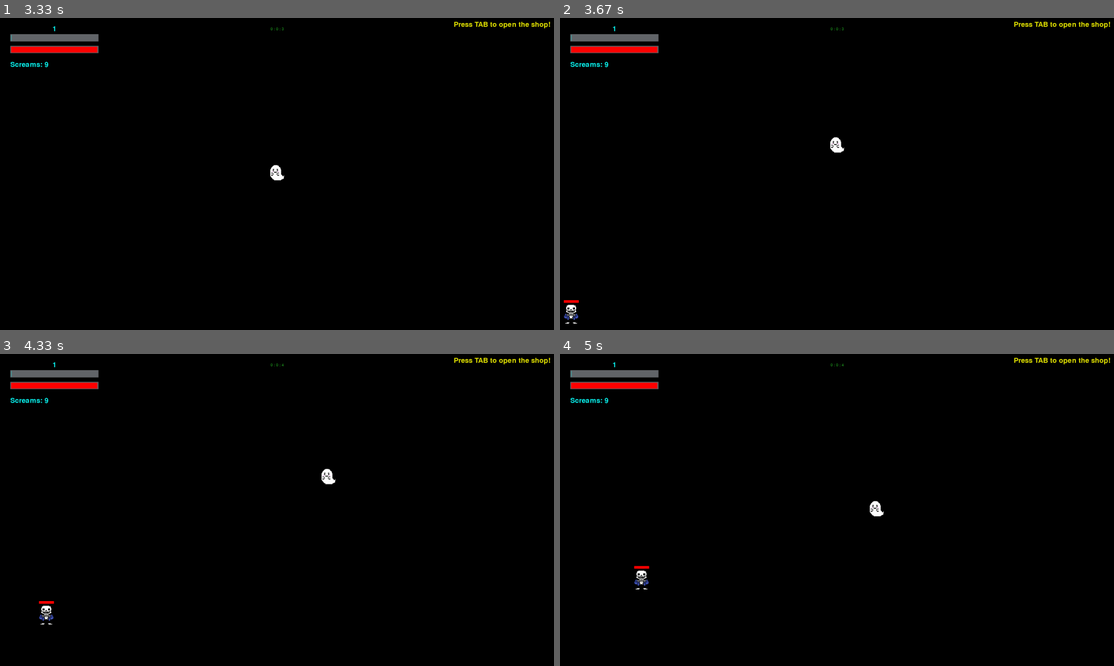
Above: before the commit, frames 1-4 (two rows, left to right).
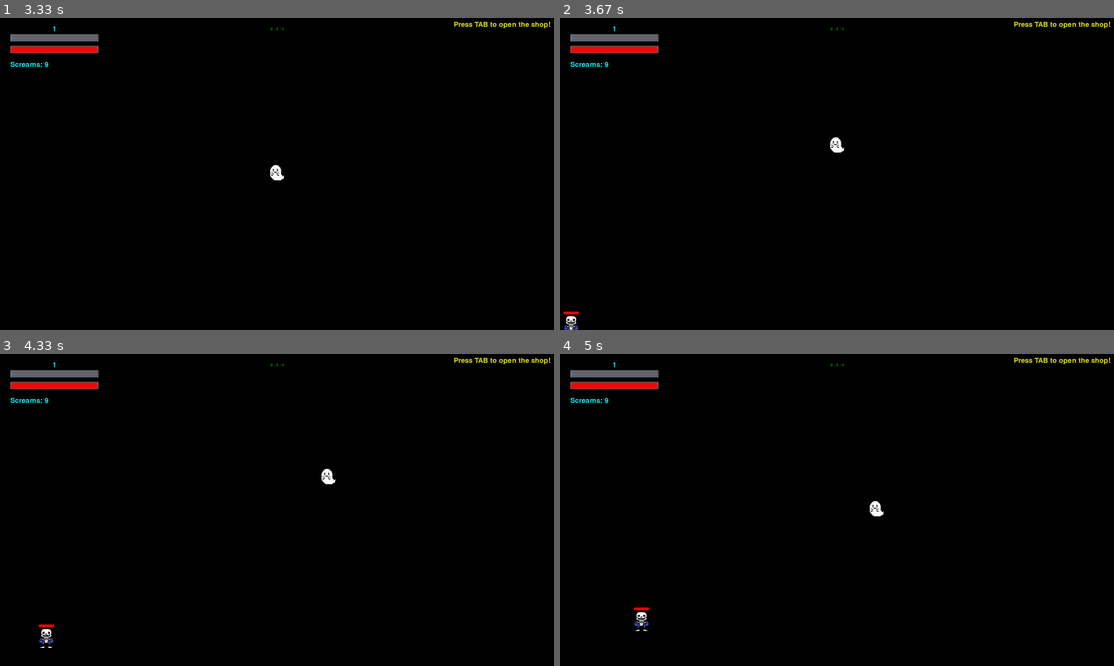
Above: after the commit, the same moments.

Repository: gamingkitty/Pygame-Projects
Game: pygame game, started from games/ghostGame/main_ghost_game.py
Two runs of this game, one before a commit and one after it. Both use one fixed random seed, a clock stepped at 60 frames per second and the inputs below.
Inputs (mouse positions are in pixels of both pictures, inside the frame that each line leads up to):
- Up to frame 1 (3.33 s): hold D 0.33-0.8 s; hold W 0.83-1.13 s; click (459, 164) at 1.22 s; hold D 1.5-1.97 s; move the mouse to (282, 192) at 1.53 s; hold A 2-2.53 s; hold S 2.57-2.87 s; hold A 2.9-3.3 s
- Up to frame 2 (3.67 s): hold W from 3.33 s (still down)
- Up to frame 3 (4.33 s): release W at 3.7 s; hold D from 3.73 s (still down)
- Up to frame 4 (5 s): release D at 4.37 s; hold S 4.4-4.77 s; hold A from 4.8 s (still down)

Frame 1 is identical in both runs. In frame 2, 0.2% of the frame differs, in the area x 0-4%, y 90-100%; in frame 3, 0.2%; in frame 4, 0.2%, in the area x 13-17%, y 67-89%.

Commit message:
curved sans movement - very buggy

Diff:
--- a/games/ghostGame/main_ghost_game.py
+++ b/games/ghostGame/main_ghost_game.py
@@ -123,7 +123,7 @@
     hp_bar = bar.Bar(1, (int(301 * screen_scaler), int(25 * screen_scaler)), (50 + int((301 * screen_scaler)/2), 50 + int(70 * screen_scaler)), RED, DARK_GRAY, 0.98, 0.8)
 
     def spawn_sans(attack_power, speed, attack_speed, max_hp):
-        new_sans = sans_enemy.Sans(attack_power * (1 + ghost_player.level / 12), speed * (1 + ghost_player.level / 35), attack_speed, max_hp * (1 + ghost_player.level / 10), bar.Bar(1, (51, 9), (0, 0), RED, DARK_GRAY, 1, 1), (int(74 * screen_scaler), int(74 * screen_scaler)))
+        new_sans = sans_enemy.Sans(attack_power * (1 + ghost_player.level / 12), speed * (1 + ghost_player.level / 20), attack_speed, max_hp * (1 + ghost_player.level / 10), bar.Bar(1, (51, 9), (0, 0), RED, DARK_GRAY, 1, 1), random.randint(5, 20), (int(74 * screen_scaler), int(74 * screen_scaler)))
         new_sans.rect.center = (random.choice([0, screen_width]), random.choice([0, screen_height]))
         sanses.append(new_sans)
 
--- a/games/ghostGame/player.py
+++ b/games/ghostGame/player.py
@@ -53,6 +53,7 @@
         self.rect = pygame.Rect((0, 0), size)
         self.score = 0
         self.reload_bar = reload_bar
+        self.positions = [self.rect.center for i in range(100)]
 
     def load(self, SCREEN, paused):
         if not paused:
@@ -79,7 +80,8 @@
                     self.shield_up_timer -= 1
             else:
                 self.remove_shield()
-
+        self.positions.pop()
+        self.positions.insert(0, self.rect.center)
         SCREEN.blit(self.image, self.rect)
 
     def move_up(self):
--- a/games/ghostGame/sans_enemy.py
+++ b/games/ghostGame/sans_enemy.py
@@ -3,7 +3,7 @@
 
 
 class Sans(pygame.sprite.Sprite):
-    def __init__(self, attack_power, speed, attack_speed, max_hp, hp_bar, size=(74, 74)):
+    def __init__(self, attack_power, speed, attack_speed, max_hp, hp_bar, movement_delay, size=(74, 74)):
         #stats
         self.speed = speed
         self.max_hp = max_hp
@@ -13,6 +13,7 @@
         self.hp_bar = hp_bar
 
         #misc
+        self.movement_delay = movement_delay;
         self.rect = pygame.Rect((0, 0), size)
         self.image = pygame.image.load("Sprites/sans.png")
         self.image = pygame.transform.scale(self.image, size)
@@ -28,15 +29,35 @@
         self.hp_bar.load(SCREEN)
 
     def move(self, character, screams_list):
-        if character.rect.centerx < self.rect.centerx:
-            self.rect.centerx -= self.speed
-        elif character.rect.centerx > self.rect.centerx:
-            self.rect.centerx += self.speed
-        if character.rect.centery < self.rect.centery:
-            self.rect.centery -= self.speed
-        elif character.rect.centery > self.rect.centery:
-            self.rect.centery += self.speed
-
+        if not self.rect.colliderect(character.rect):
+            position = character.positions[self.movement_delay]
+            d_y = self.rect.centery - character.rect.centery
+            d_x = self.rect.centerx - character.rect.centerx
+            distance = math.sqrt((self.rect.centerx - character.rect.centerx) ** 2 + (
+                        self.rect.centery - character.rect.centery) ** 2)
+            wanted_angle = self.angle
+            if d_y > 0 and d_x == 0:
+                wanted_angle = -math.pi
+            elif d_y < 0 and d_x == 0:
+                wanted_angle = math.pi
+            elif d_x != 0:
+                wanted_angle = math.atan(d_y / d_x)
+                if d_y > 0 and d_x > 0:
+                    wanted_angle += math.pi
+                elif d_y < 0 and d_x > 0:
+                    wanted_angle += math.pi
+            if wanted_angle > math.pi:
+                wanted_angle = -(2 * math.pi - wanted_angle)
+            elif wanted_angle < -math.pi:
+                wanted_angle = 2 * math.pi + wanted_angle
+            angle_error = wanted_angle - self.angle
+            while angle_error > math.pi:
+                angle_error -= 2 * math.pi
+            while angle_error < -math.pi:
+                angle_error += 2 * math.pi
+            self.angle += angle_error / 10
+            self.rect.centerx += math.cos(self.angle) * self.speed
+            self.rect.centery += math.sin(self.angle) * self.speed
         self.attack(character)
         self.get_hit(screams_list)
 
Binary file removed: games/ghostGame/Sprites/medpackrelic.png
